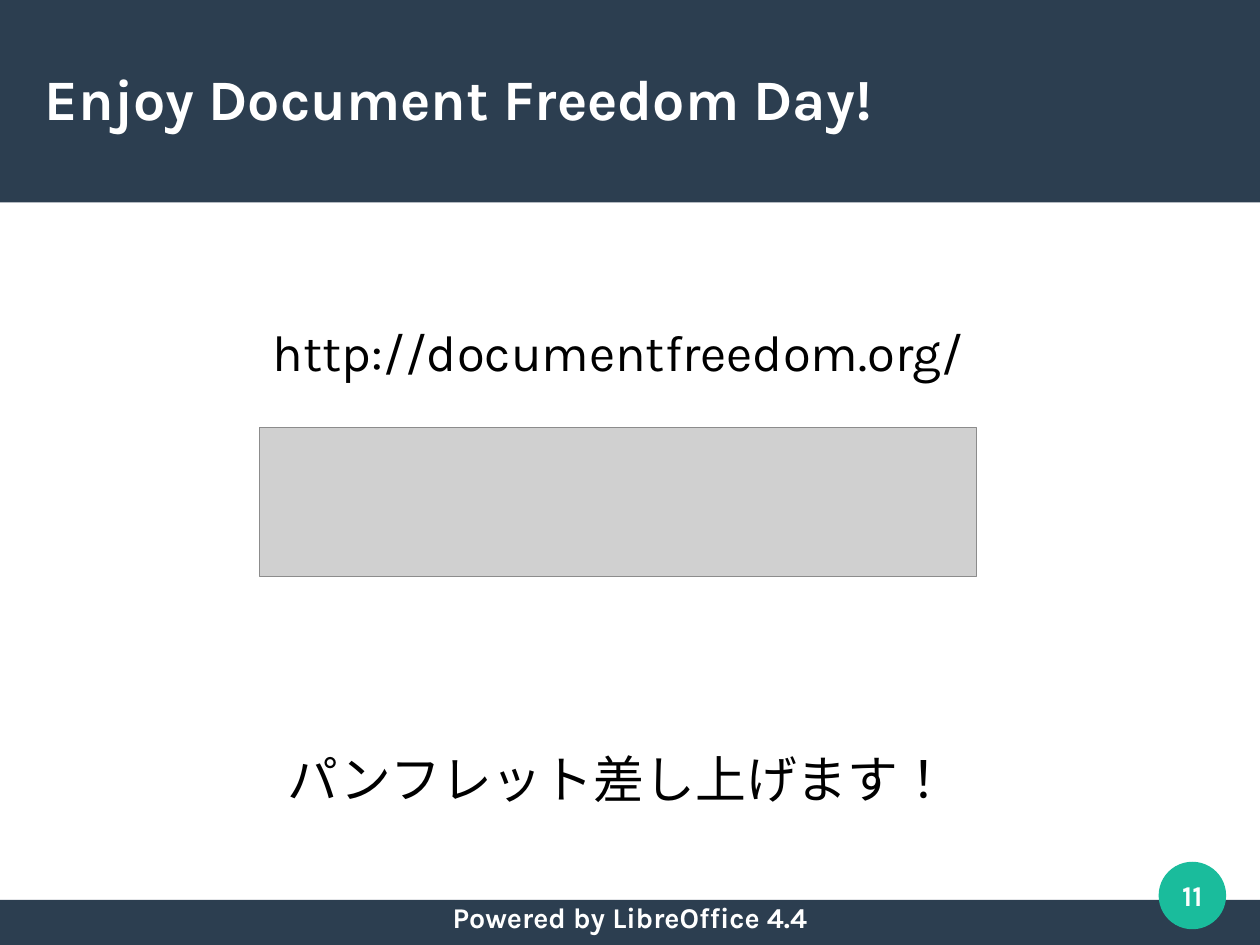
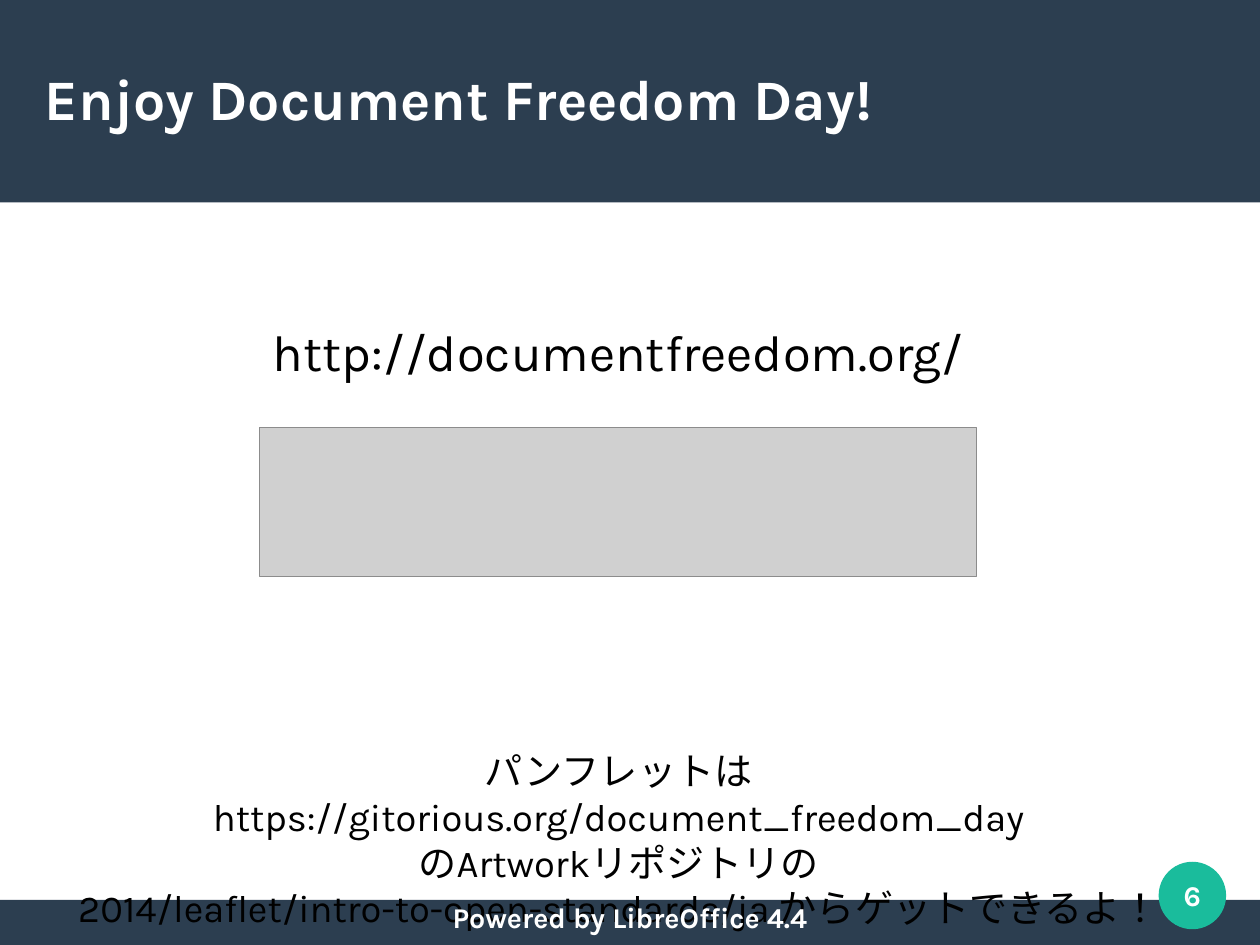
Before and after one commit to naruoga/KantoLibreOffice, a slide deck: slide 6 of others/OSC2015Hamanako-DFD2015.odp (slide 11 before the commit). Drawn at 1260x945 pixels with LibreOffice and Linux fonts; fonts in the diff are those of the drawing; grey boxes stand for pictures. Boxes give left, top, right and bottom in pixels: in the first picture for what was removed or moved away, otherwise in the second. Text is boxed around its words. In the diff, an @@ line names an element or a change of style, - is before the commit and + after.

Commit message:
others/OSC2015Hamanako-DFD2015.odp - for LT

```diff
--- a/others/OSC2015Hamanako-DFD2015.odp
+++ b/others/OSC2015Hamanako-DFD2015.odp
@@ text "http://documentfreedom.org/": place and size @@
-text "http://documentfreedom.org/" at bbox=[273, 334, 963, 802]
+text "http://documentfreedom.org/" at bbox=[78, 334, 1159, 932]
@@ text at bbox=[78, 754, 1159, 932]: text changed; size 32 to 24 pt @@
-パンフレット差し上げます！
+パンフレットは
+https://gitorious.org/document_freedom_day
+のArtworkリポジトリの
+2014/leaflet/intro-to-open-standards/ja からゲットできるよ！
@@ page number at bbox=[1184, 887, 1201, 907]: text changed @@
-11
+6
```
Also in this commit, not shown: 1 other slide changed, 5 slides removed.
